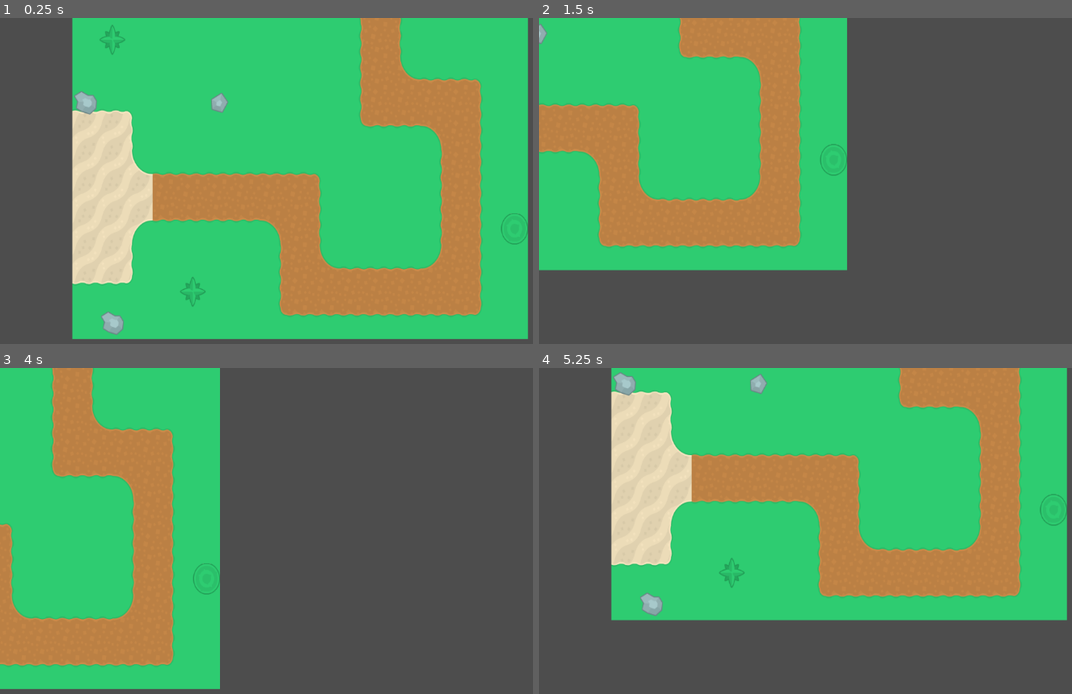
Above: before the commit, frames 1-4 (two rows, left to right).
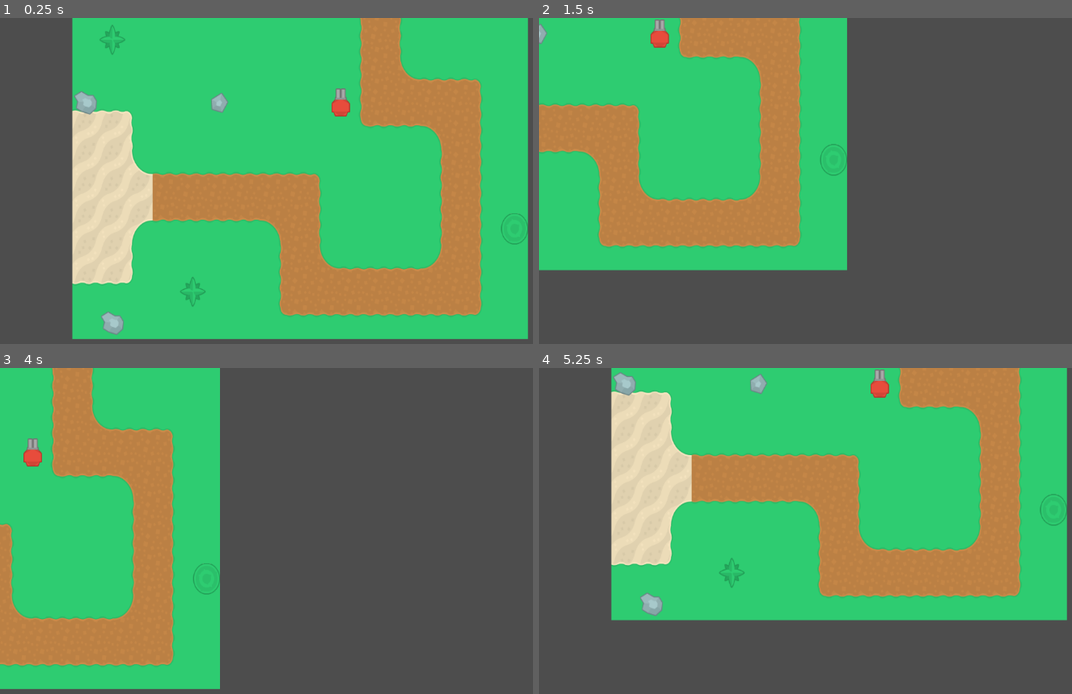
Above: after the commit, the same moments.

Repository: hlalljie/tower-defense-ui
Game: Godot game, scene res://scenes/game.tscn
Two runs of this game, one before a commit and one after it. Both use one fixed random seed, a clock stepped at 60 frames per second and the inputs below.
Inputs:
- Up to frame 1 (0.25 s): no input
- Up to frame 2 (1.5 s): tap Enter at 0.5 s; hold Right (ui_right) 0.53-1.28 s; hold Down (ui_down) from 1.28 s (still down)
- Up to frame 3 (4 s): release Down (ui_down) at 2.03 s; hold Right (ui_right) 2.03-2.78 s; hold Up (ui_up) 2.78-3.53 s; hold Left (ui_left) from 3.53 s (still down)
- Up to frame 4 (5.25 s): release Left (ui_left) at 5.03 s; hold Down (ui_down) from 5.03 s (still down)

The runs differ from the first frame. In frame 1, 0.2% of the frame differs, in the area x 62-66%, y 21-31%; in frame 2, 0.2%, in the area x 20-25%, y 0-10%; in frame 3, 0.2%; in frame 4, 0.2%.

Commit message:
Set up for walkthrough

Diff:
--- a/icon.svg
+++ /dev/null
@@ -1 +0,0 @@
-<svg xmlns="http://www.w3.org/2000/svg" width="128" height="128"><rect width="124" height="124" x="2" y="2" fill="#363d52" stroke="#212532" stroke-width="4" rx="14"/><g fill="#fff" transform="translate(12.322 12.322)scale(.101)"><path d="M105 673v33q407 354 814 0v-33z"/><path fill="#478cbf" d="m105 673 152 14q12 1 15 14l4 67 132 10 8-61q2-11 15-15h162q13 4 15 15l8 61 132-10 4-67q3-13 15-14l152-14V427q30-39 56-81-35-59-83-108-43 20-82 47-40-37-88-64 7-51 8-102-59-28-123-42-26 43-46 89-49-7-98 0-20-46-46-89-64 14-123 42 1 51 8 102-48 27-88 64-39-27-82-47-48 49-83 108 26 42 56 81zm0 33v39c0 276 813 276 814 0v-39l-134 12-5 69q-2 10-14 13l-162 11q-12 0-16-11l-10-65H446l-10 65q-4 11-16 11l-162-11q-12-3-14-13l-5-69z"/><path d="M483 600c0 34 58 34 58 0v-86c0-34-58-34-58 0z"/><circle cx="725" cy="526" r="90"/><circle cx="299" cy="526" r="90"/></g><g fill="#414042" transform="translate(12.322 12.322)scale(.101)"><circle cx="307" cy="532" r="60"/><circle cx="717" cy="532" r="60"/></g></svg>
--- a/scenes/game.tscn
+++ b/scenes/game.tscn
@@ -1,7 +1,8 @@
-[gd_scene load_steps=7 format=4 uid="uid://bj2m8msud6vao"]
+[gd_scene load_steps=8 format=4 uid="uid://bj2m8msud6vao"]
 
 [ext_resource type="Texture2D" uid="uid://lbcq8mqgj6ge" path="res://assets/towerDefense_tilesheet.png" id="1_r0j0p"]
 [ext_resource type="Script" path="res://scenes/player_camera.gd" id="2_abcab"]
+[ext_resource type="PackedScene" uid="uid://bgflrsx5rm8kk" path="res://scenes/tower.tscn" id="3_p8s4w"]
 
 [sub_resource type="TileSetAtlasSource" id="TileSetAtlasSource_nhl67"]
 texture = ExtResource("1_r0j0p")
@@ -634,3 +635,8 @@
 zoom = Vector2(0.747, 0.88)
 script = ExtResource("2_abcab")
 pan_speed = 700.0
+
+[node name="Towers" type="Node2D" parent="."]
+
+[node name="Tower" parent="Towers" instance=ExtResource("3_p8s4w")]
+position = Vector2(449, 607)
--- /dev/null
+++ b/scenes/tower.tscn
@@ -0,0 +1,8 @@
+[gd_scene load_steps=2 format=3 uid="uid://bgflrsx5rm8kk"]
+
+[ext_resource type="Texture2D" uid="uid://c3osu4d52m7ne" path="res://assets/tower2.png" id="1_ymh3s"]
+
+[node name="Tower" type="Node2D"]
+
+[node name="Sprite2D" type="Sprite2D" parent="."]
+texture = ExtResource("1_ymh3s")
Binary file added: assets/tower1.png
Not shown, added: assets/tower1.png.import
Binary file added: assets/tower2.png
Not shown, changed: assets/tower2.png.import
